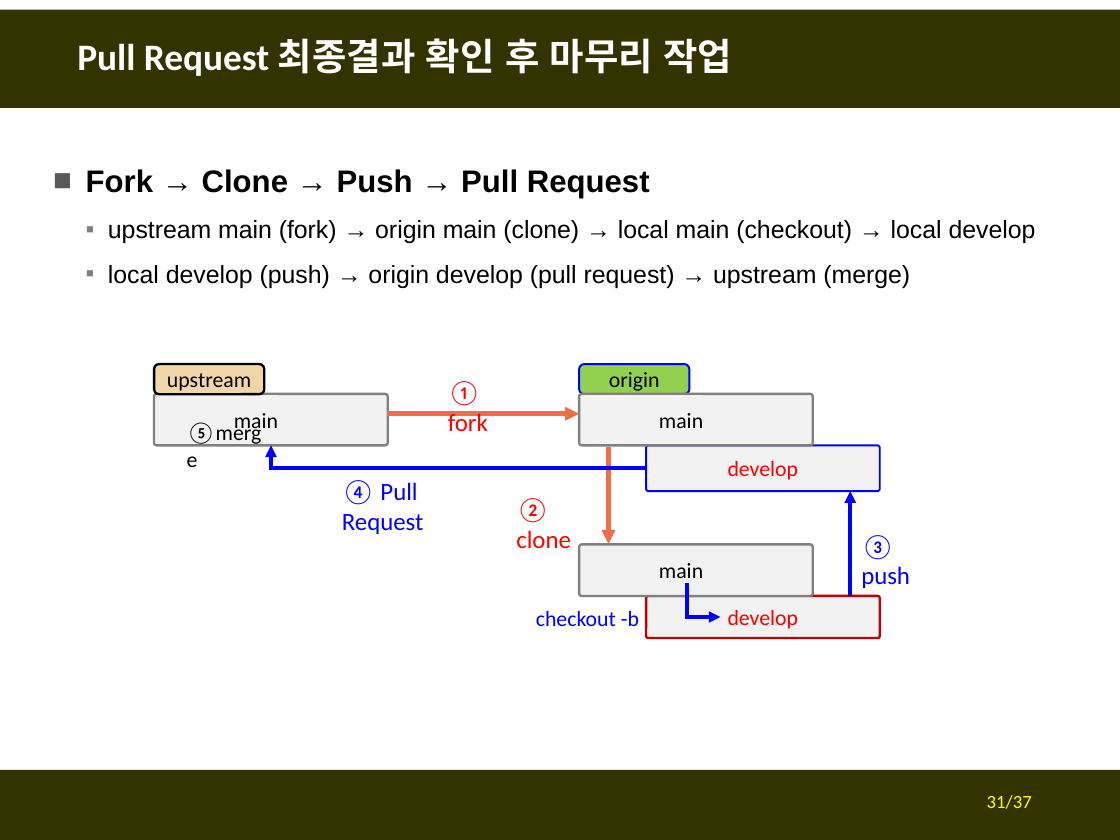
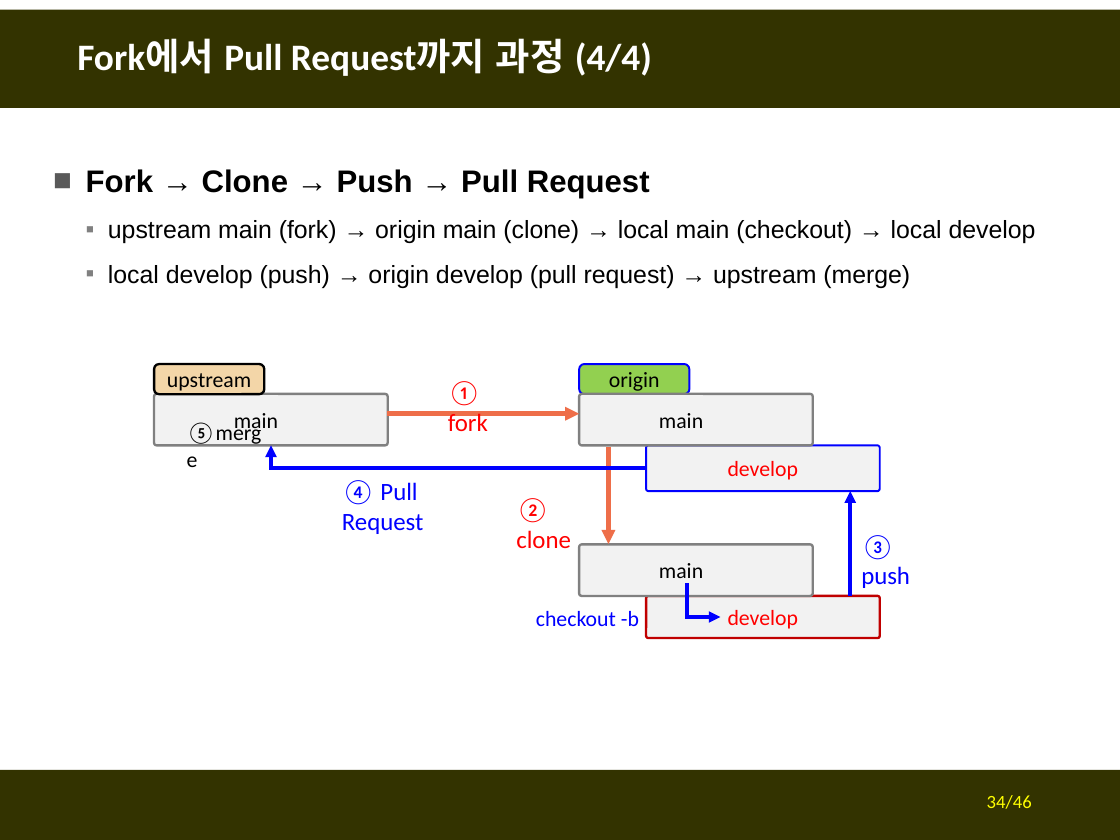
Before and after one commit to fasthill/github-lecture, a slide deck: slide 34 of git및github첫걸음3-forkclonePR.pptx (slide 31 before the commit). Drawn at 1120x840 pixels with LibreOffice and Linux fonts; fonts in the diff are those of the drawing. Boxes give left, top, right and bottom in pixels: in the first picture for what was removed or moved away, otherwise in the second. Text is boxed around its words. In the diff, an @@ line names an element or a change of style, - is before the commit and + after.

```diff
--- a/git및github첫걸음3-forkclonePR.pptx
+++ b/git및github첫걸음3-forkclonePR.pptx
@@ title at bbox=[77, 38, 652, 76]: text changed @@
-Pull Request 최종결과 확인 후 마무리 작업
+Fork에서 Pull Request까지 과정 (4/4)
@@ page number at bbox=[987, 795, 1032, 809]: text changed @@
-31/37
+34/46
```
Also in this commit, not shown: 2 other slides changed, 7 slides added, 1 other file.
